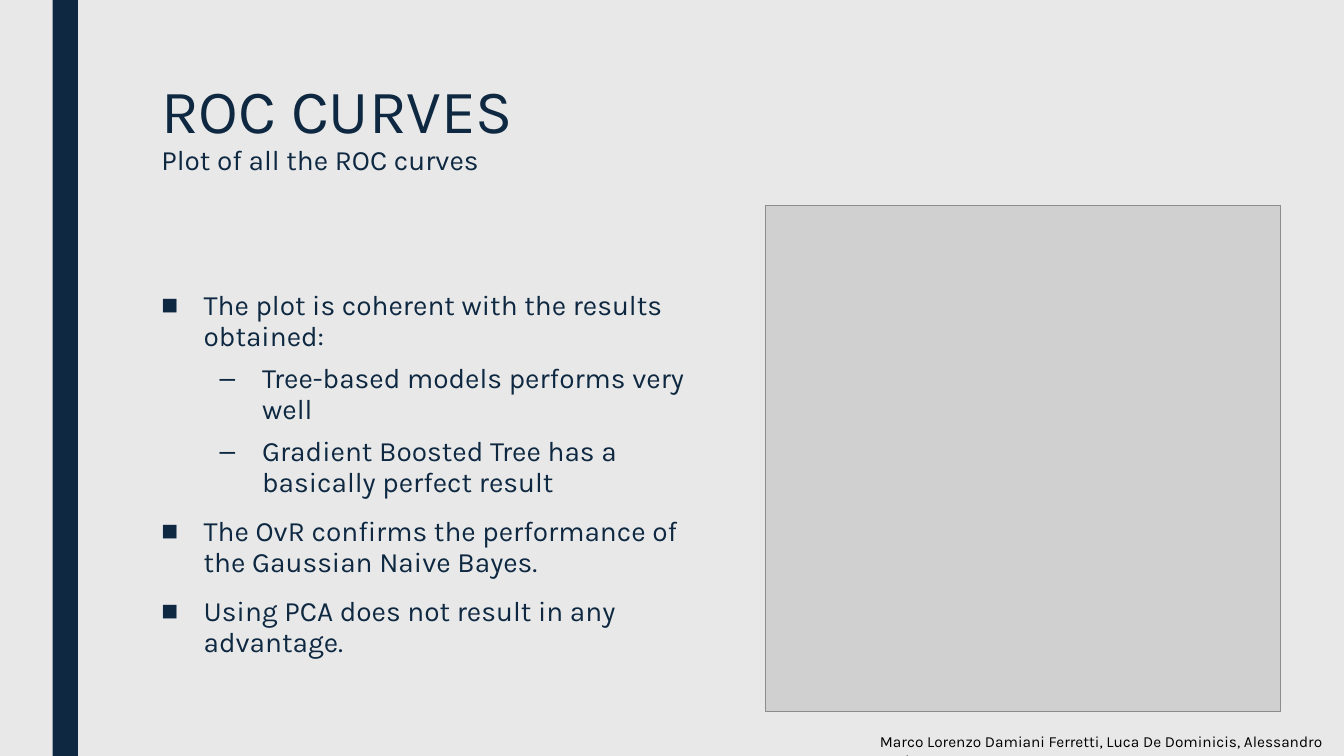
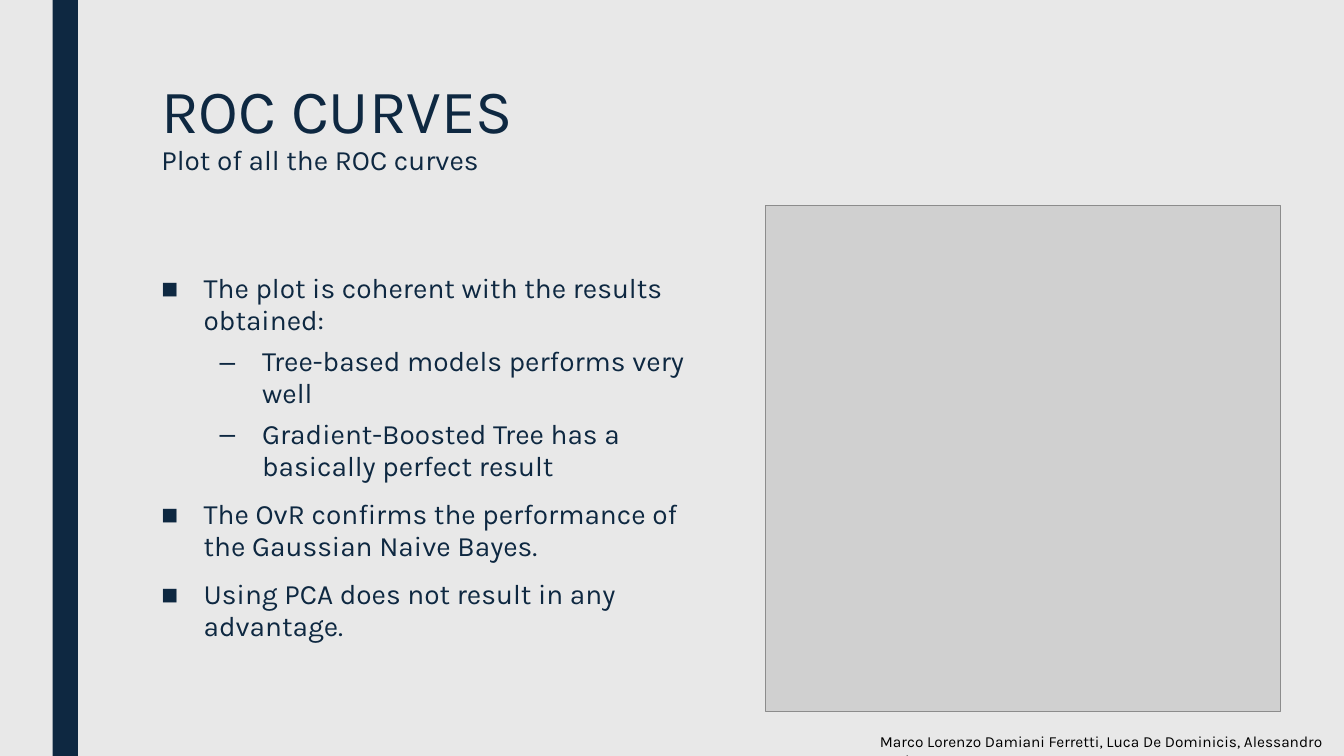
Before and after one commit to luca-de-dominicis/Big_Data_Analytics, a slide deck: slide 17 of BDA-Presentation.pptx. Drawn at 1344x756 pixels with LibreOffice and Linux fonts; fonts in the diff are those of the drawing; grey boxes stand for pictures. Boxes give left, top, right and bottom in pixels: in the first picture for what was removed or moved away, otherwise in the second. Text is boxed around its words. In the diff, an @@ line names an element or a change of style, - is before the commit and + after.

```diff
--- a/BDA-Presentation.pptx
+++ b/BDA-Presentation.pptx
@@ text "The plot is coherent with ...": place and size @@
-text "The plot is coherent with ..." at (204,295,684,628)
+text "The plot is coherent with ..." at (204,278,684,611)
@@ text at (262,424,619,483): text changed @@
-  – Gradient Boosted Tree has a basically perfect result
+  – Gradient-Boosted Tree has a basically perfect result
```
Also in this commit, not shown: 9 other slides changed.
